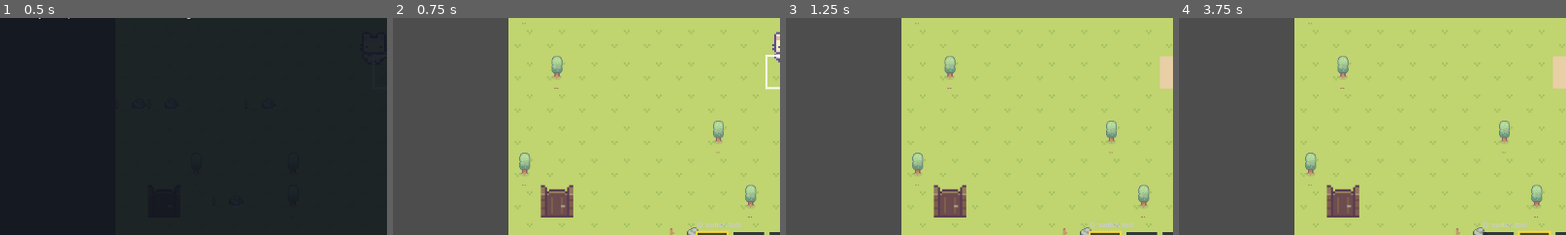
Above: before the commit, frames 1-4 (left to right).
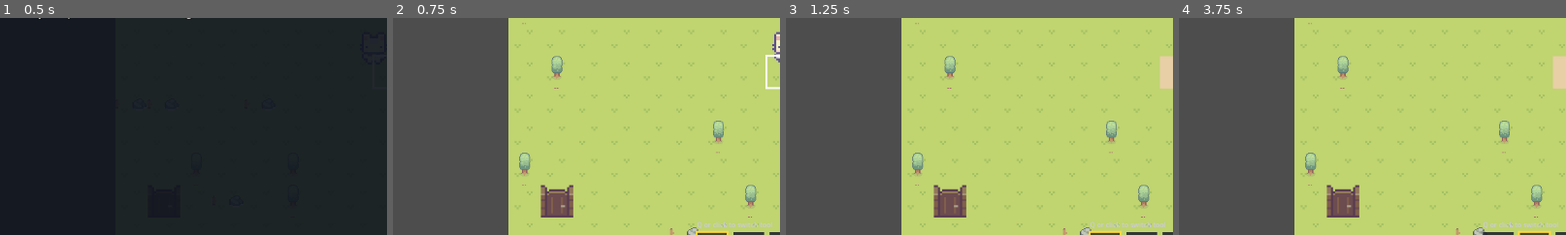
Above: after the commit, the same moments.

Repository: SigynVS/StardewLike
Game: Godot game, scene res://main.tscn
The game is run twice, just before and just after one commit, with the same random seed, the same clock (stepped at 60 frames per second) and the same inputs.
Inputs (mouse positions are % of the whole screen's width and height, from its top left):
- Up to frame 1 (0.5 s): no input
- Up to frame 2 (0.75 s): tap Enter at 0.5, 0.6 s; move the mouse to (72, 45) at 0.52 s; hold D from 0.53 s (still down); click (72, 45) at 0.67 s
- Up to frame 3 (1.25 s): keep holding D; tap Space at 0.77 s
- Up to frame 4 (3.75 s): move the mouse to (30, 55) at 1.27 s; release D at 1.28 s; hold S 1.28-2.03 s; tap Keypad Enter at 1.35 s; click (30, 55) at 1.42 s; tap Space at 1.52, 3.02, 3.5 s; move the mouse to (60, 28) at 2.02 s; hold D 2.03-2.78 s; tap N at 2.1 s; click (60, 28) at 2.17 s; move the mouse to (45, 70) at 2.77 s; hold W 2.78-3.53 s; tap T at 2.85 s; click (45, 70) at 2.92 s; move the mouse to (80, 65) at 3.52 s; hold A from 3.53 s (still down); tap Q at 3.6 s; click (80, 65) at 3.67 s
The pictures show only the part of the screen within x 2-52%, y 41-91%; the shares and areas given below are measured in that part.

Frame 1 is identical in both runs. In frame 2, 0.2% of the frame differs, in the area x 79-98%, y 93-97%; in frame 3, 0.2%; in frame 4, 0.2%.

Commit message:
Make action bar clickable and add structure-proximity prompts
Tool slots now respond to mouse clicks (Q still cycles); clicking the seed
chip cycles the seed. Added an on-screen prompt when standing next to the
mine/dungeon/board/well so it's clear when G/T/R will work. Verified clean
under Godot 4.6.2.

Co-Authored-By: Claude Opus 4.8 <noreply@anthropic.com>

Diff:
--- a/hud.gd
+++ b/hud.gd
@@ -31,8 +31,42 @@
 	_status(font)
 	_actionbar(font, vp)
 	_quest(font, vp)
+	var prompt: String = game.structure_prompt()
+	if prompt != "":
+		var g := _bar_geom(vp)
+		draw_string(font, Vector2(0, g["y"] - 28), prompt,
+			HORIZONTAL_ALIGNMENT_CENTER, vp.x, 15, Color(1, 0.95, 0.55))
 	draw_string(font, Vector2(12, vp.y - 12), "[H] Controls",
 		HORIZONTAL_ALIGNMENT_LEFT, -1, 11, Color(0.82, 0.82, 0.88))
+
+
+func _gui_input(event: InputEvent) -> void:
+	if game == null or not game.is_playing():
+		return
+	if event is InputEventMouseButton and event.pressed and event.button_index == MOUSE_BUTTON_LEFT:
+		var g := _bar_geom(get_viewport_rect().size)
+		var slots: Array = g["slots"]
+		for i in slots.size():
+			if (slots[i] as Rect2).has_point(event.position):
+				game.set_tool(i)
+				accept_event()
+				return
+		if (g["seed"] as Rect2).has_point(event.position):
+			game.cycle_seed()
+			accept_event()
+
+
+func _bar_geom(vp: Vector2) -> Dictionary:
+	var n := 4
+	var sw := 46.0
+	var gap := 8.0
+	var total := n * sw + (n - 1) * gap
+	var x0 := (vp.x - total) / 2.0
+	var y := vp.y - sw - 16.0
+	var slots := []
+	for i in n:
+		slots.append(Rect2(x0 + i * (sw + gap), y, sw, sw))
+	return {"slots": slots, "seed": Rect2(x0 + total + 16.0, y, 158, sw), "x0": x0, "y": y, "sw": sw}
 
 
 func _panel(r: Rect2, fill := Color(0.06, 0.08, 0.12, 0.80)) -> void:
@@ -58,18 +92,17 @@
 
 
 func _actionbar(font: Font, vp: Vector2) -> void:
-	var n := 4
-	var sw := 46.0
-	var gap := 8.0
-	var total := n * sw + (n - 1) * gap
-	var x0 := (vp.x - total) / 2.0
-	var y := vp.y - sw - 16.0
+	var g := _bar_geom(vp)
+	var slots: Array = g["slots"]
+	var x0: float = g["x0"]
+	var y: float = g["y"]
+	var sw: float = g["sw"]
 
-	draw_string(font, Vector2(x0, y - 7), "Q: switch tool", HORIZONTAL_ALIGNMENT_LEFT, -1, 10, Color(0.8, 0.8, 0.85))
+	draw_string(font, Vector2(x0, y - 7), "Q or click to switch tool", HORIZONTAL_ALIGNMENT_LEFT, -1, 10, Color(0.8, 0.8, 0.85))
 
-	for i in n:
-		var rx := x0 + i * (sw + gap)
-		var r := Rect2(rx, y, sw, sw)
+	for i in slots.size():
+		var r: Rect2 = slots[i]
+		var rx := r.position.x
 		var sel: bool = (i == game.current_tool)
 		_panel(r, Color(0.24, 0.27, 0.15, 0.95) if sel else Color(0.10, 0.11, 0.16, 0.85))
 		if sel:
@@ -84,8 +117,8 @@
 			HORIZONTAL_ALIGNMENT_CENTER, sw, 10, Color(1, 1, 0.8) if sel else Color(0.78, 0.78, 0.82))
 
 	# Seed chip to the right of the bar.
-	var cx := x0 + total + 16.0
-	var cr := Rect2(cx, y, 158, sw)
+	var cr: Rect2 = g["seed"]
+	var cx := cr.position.x
 	_panel(cr)
 	var sic = icons.get("tool_seed")
 	if sic != null:
--- a/main.gd
+++ b/main.gd
@@ -920,6 +920,25 @@
 func is_playing() -> bool:
 	return state == State.PLAY
 
+func set_tool(i: int) -> void:
+	current_tool = clampi(i, 0, TOOL_NAMES.size() - 1)
+	_update_hud()
+
+func cycle_seed() -> void:
+	selected_seed = (selected_seed + 1) % CROPS.size()
+	_update_hud()
+
+func structure_prompt() -> String:
+	if _near(MINE_POS):
+		return "Press G to enter the Mine"
+	if _near(DUNGEON_POS):
+		return "Press G to enter the Dungeon"
+	if _near(BOARD_POS):
+		return "Press T to open the Quest Board"
+	if _near(WELL_POS):
+		return "Press R to refill your Watering Can"
+	return ""
+
 func season_name() -> String:
 	return SEASON_NAMES[_season_index()]
 
--- a/main.tscn
+++ b/main.tscn
@@ -18,7 +18,7 @@
 anchor_bottom = 1.0
 grow_horizontal = 2
 grow_vertical = 2
-mouse_filter = 2
+mouse_filter = 1
 script = ExtResource("2")
 
 [node name="Dim" type="ColorRect" parent="HUD"]
